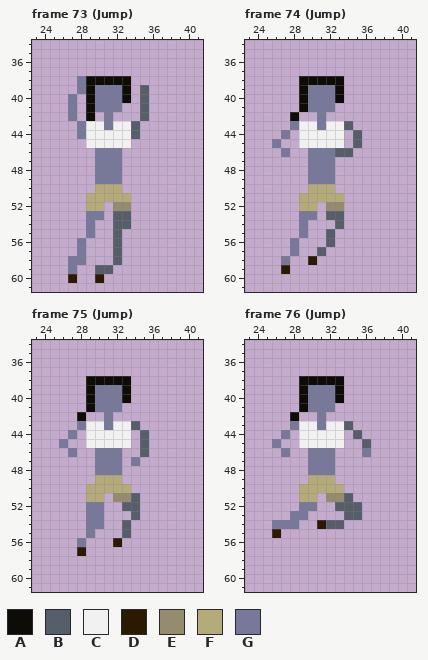
Pixel-art file: GWS/Sprites/Movesets/SL/SL_Full_Moveset.ase. Above: the version before the commit.
64x64 pixels, 236 frames. Shown: frame 73 (Jump): x 23..41, y 34..61; frame 74 (Jump): x 23..41, y 34..61; frame 75 (Jump): x 23..41, y 34..61; frame 76 (Jump): x 23..41, y 34..61. The commit also changed other frames, which this record leaves out.
Visible layers, top first: "Layer 2", "Layer 1", "Flattened".
Palette (. is transparent): A #0e0c07  B #565e6a  C #f1f1f1  D #2a1a00  E #958b6e  F #b5aa79  G #78789b
Pixels before, frame 73 (Jump), first column x 27:
38 .GAAAAA..
39 .GAGGGA.B
40 G.AGGGA.B
41 G.AGGG..B
42 G.A.G...B
43 .GCCGCCB.
44 .GCCCCCB.
45 ..CCCCC..
46 ...GGG...
47 ...GGG...
48 ...GGG...
49 ...GGG...
50 ...FFF...
51 ..FFFFF..
52 ..FF.EE..
53 ..GG.BB..
54 ..G..BB..
55 ..G..B...
56 .G...B...
57 .G...B...
58 GG...B...
59 G..BB....
60 D..D.....
Pixels before, frame 74 (Jump), first column x 26:
38 ...AAAAA..
39 ...AGGGA..
40 ...AGGGA..
41 ...AGGG...
42 ..A..G....
43 ..GCCGCCB.
44 .G.CCCCC.B
45 G..CCCCC.B
46 .G..GGGBB.
47 ....GGG...
48 ....GGG...
49 ....GGG...
50 ....FFF...
51 ...FFFFF..
52 ...FF.EE..
53 ...GG.BB..
54 ...G...B..
55 ...G..B...
56 ..G...B...
57 ..G..B....
58 .G..D.....
59 .D........
Pixels before, frame 75 (Jump), first column x 26:
38 ...AAAAA..
39 ...AGGGA..
40 ...AGGGA..
41 ...AGGG...
42 ..A..G....
43 ..GCCGCCB.
44 .G.CCCCC.B
45 G..CCCCC.B
46 .G..GGG..B
47 ....GGG.G.
48 ....GGG...
49 ....FFF...
50 ...FFFFF..
51 ...FF.EEB.
52 ...GG..BB.
53 ...GG...B.
54 ...GG..B..
55 ...G...B..
56 ..G...D...
57 ..D.......
Pixels before, frame 76 (Jump), first column x 26:
38 ...AAAAA...
39 ...AGGGA...
40 ...AGGGA...
41 ...AGGG....
42 ..A..G.....
43 ..GCCGCCB..
44 .G.CCCCC.B.
45 G..CCCCC..B
46 .G..GGG...G
47 ....GGG....
48 ....GGG....
49 ....FFF....
50 ...FFFFF...
51 ...FF.EEB..
52 ...GG..BBB.
53 ..GG....BB.
54 GGG..DBB...
55 D..........
The same view after the edit:
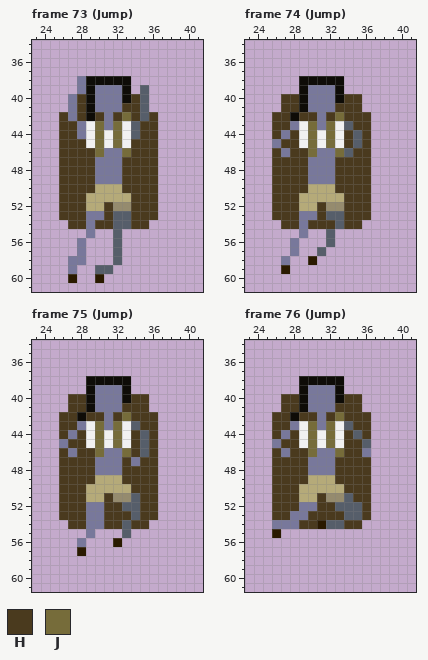
Colours new in this view: H #4a3a1e  J #766c3a
The exact change:
Changed rows in their new state; - is an unchanged pixel.
Frame 73 (Jump), layers "Layer 2", "Flattened":
first column x 26:
40 --H-----H--
41 --H----HH--
42 H-H-H-HJH-H
43 HH--J-J--HH
44 HH--J-J--HH
45 HHH-J-J-HHH
46 HHHHJ--JHHH
47 HHHH---HHHH
48 HHHH---HHHH
49 HHHH---HHHH
50 HHHH---HHHH
51 HHH-----HHH
52 HHH--H--HHH
53 HHH--H--HHH
54 -HH-HH--HH-
Frame 74 (Jump), layers "Layer 2", "Flattened":
first column x 26:
40 -HH-----HH-
41 -HH----HHH-
42 HH-HH-HJHHH
43 HH--J-J--HH
44 H-H-J-J-H-H
45 -HH-J-J-H-H
46 H-HHJ--J-HH
47 HHHH---HHHH
48 HHHH---HHHH
49 HHHH---HHHH
50 HHHH---HHHH
51 HHH-----HHH
52 HHH--H--HHH
53 HHH--H--HHH
54 -HH-HHH-HH-
Frame 75 (Jump), layers "Layer 2", "Flattened":
first column x 26:
40 -HH-----HH-
41 -HH----HHH-
42 HH-HH-HJHHH
43 HH--J-J--HH
44 H-H-J-J-H-H
45 -HH-J-J-H-H
46 H-HHJ--JH-H
47 HHHH---H-HH
48 HHHH---HHHH
49 HHHH---HHHH
50 HHH-----HHH
51 HHH--H---HH
52 HHH--HH--HH
53 HHH--HHH-HH
54 -HH--HH-HH-
Frame 76 (Jump), layers "Layer 2", "Flattened":
first column x 26:
40 -HH-----HH-
41 -HH----HHH-
42 HH-HH-HJHHH
43 HH--J-J--HH
44 H-H-J-J-H-H
45 -HH-J-J-HH-
46 H-HHJ--JHH-
47 HHHH---HHHH
48 HHHH---HHHH
49 HHHH---HHHH
50 HHH-----HHH
51 HHH--H---HH
52 HHH--HH---H
53 HH--HHHH--H
54 ---HH---HH-
